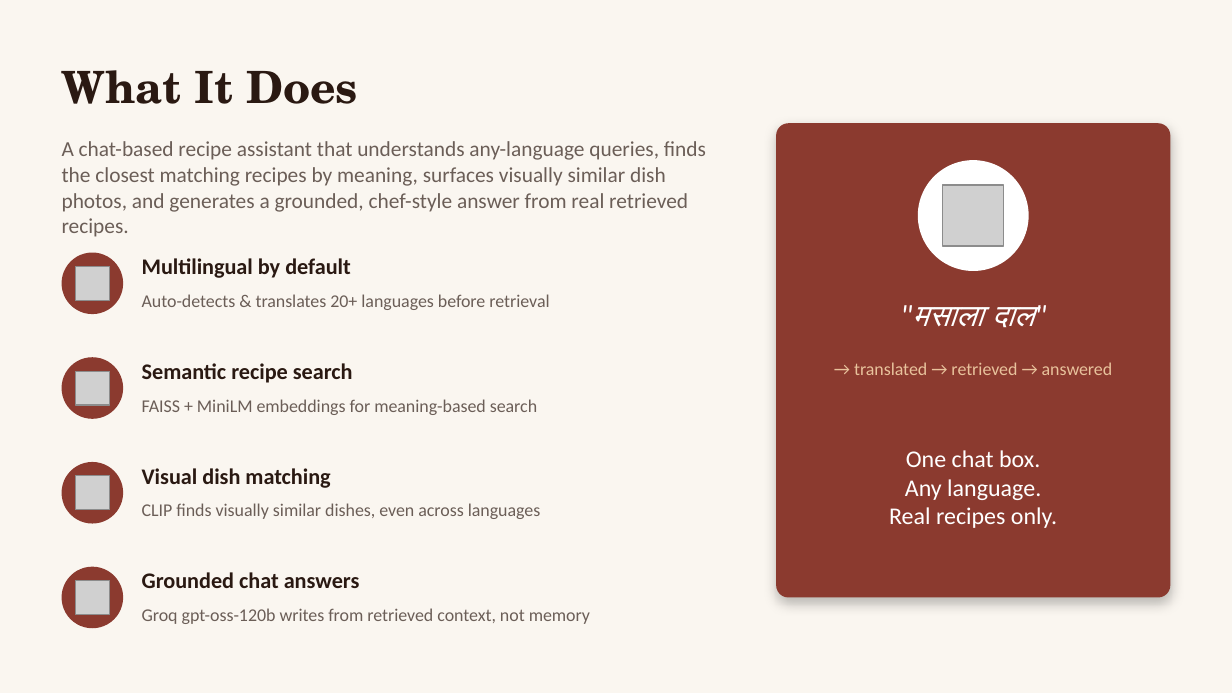
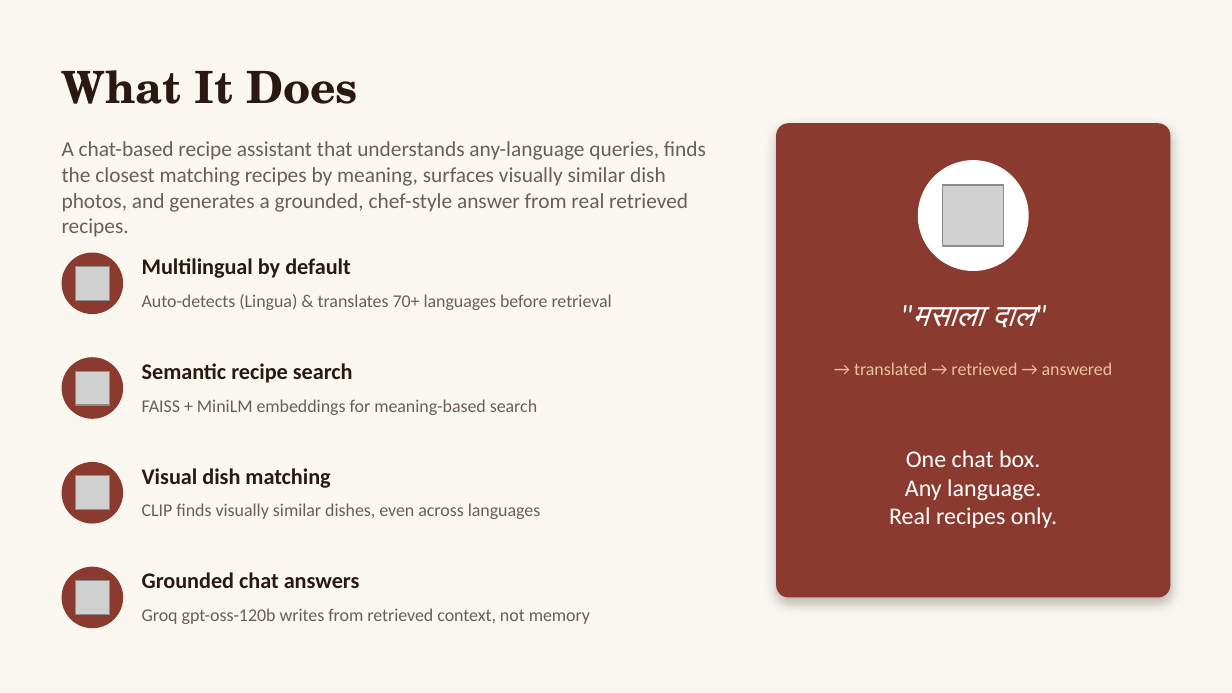
Before and after one commit to vedikagupta0/CraveItSearchItCookIt, a slide deck: slide 2 of ppt/craveitsearchitcookit_presentation.pptx. Drawn at 1232x693 pixels with LibreOffice and Linux fonts; fonts in the diff are those of the drawing; grey boxes stand for pictures. Boxes give left, top, right and bottom in pixels: in the first picture for what was removed or moved away, otherwise in the second. Text is boxed around its words. In the diff, an @@ line names an element or a change of style, - is before the commit and + after.

Commit message:
updated lingua and removed langdetect

```diff
--- a/ppt/craveitsearchitcookit_presentation.pptx
+++ b/ppt/craveitsearchitcookit_presentation.pptx
@@ text at (142, 294, 612, 310): text changed @@
-Auto-detects & translates 20+ languages before retrieval
+Auto-detects (Lingua) & translates 70+ languages before retrieval
```
Also in this commit, not shown: 2 other slides changed, 2 other files.
